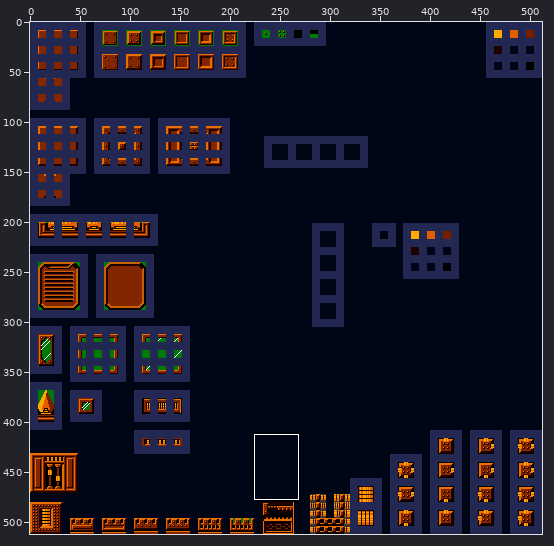
Edited in one commit: sprite sheet (resources/spritesheets/tiles/final/tiles_orange.png). The picture above shows the old version from afar; the outline marks the close-up.
Close-up. First the earlier version:
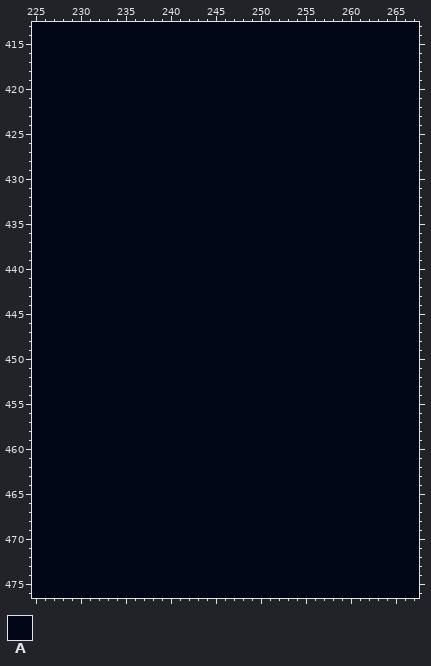
The file is 512x512 pixels. Colours within 5 levels of each other are drawn and written as one. Shown: x 225..267, y 413..476.
Palette (. is transparent): A #000615
Pixels before (only the part around the change), first column x 227:
413 AAAAAAAAAAAAAAAAAAAAAAAAAAAAAAAAAAAAAAAAA
414 AAAAAAAAAAAAAAAAAAAAAAAAAAAAAAAAAAAAAAAAA
415 AAAAAAAAAAAAAAAAAAAAAAAAAAAAAAAAAAAAAAAAA
416 AAAAAAAAAAAAAAAAAAAAAAAAAAAAAAAAAAAAAAAAA
417 AAAAAAAAAAAAAAAAAAAAAAAAAAAAAAAAAAAAAAAAA
418 AAAAAAAAAAAAAAAAAAAAAAAAAAAAAAAAAAAAAAAAA
419 AAAAAAAAAAAAAAAAAAAAAAAAAAAAAAAAAAAAAAAAA
420 AAAAAAAAAAAAAAAAAAAAAAAAAAAAAAAAAAAAAAAAA
421 AAAAAAAAAAAAAAAAAAAAAAAAAAAAAAAAAAAAAAAAA
422 AAAAAAAAAAAAAAAAAAAAAAAAAAAAAAAAAAAAAAAAA
423 AAAAAAAAAAAAAAAAAAAAAAAAAAAAAAAAAAAAAAAAA
424 AAAAAAAAAAAAAAAAAAAAAAAAAAAAAAAAAAAAAAAAA
425 AAAAAAAAAAAAAAAAAAAAAAAAAAAAAAAAAAAAAAAAA
426 AAAAAAAAAAAAAAAAAAAAAAAAAAAAAAAAAAAAAAAAA
427 AAAAAAAAAAAAAAAAAAAAAAAAAAAAAAAAAAAAAAAAA
428 AAAAAAAAAAAAAAAAAAAAAAAAAAAAAAAAAAAAAAAAA
429 AAAAAAAAAAAAAAAAAAAAAAAAAAAAAAAAAAAAAAAAA
430 AAAAAAAAAAAAAAAAAAAAAAAAAAAAAAAAAAAAAAAAA
431 AAAAAAAAAAAAAAAAAAAAAAAAAAAAAAAAAAAAAAAAA
432 AAAAAAAAAAAAAAAAAAAAAAAAAAAAAAAAAAAAAAAAA
433 AAAAAAAAAAAAAAAAAAAAAAAAAAAAAAAAAAAAAAAAA
434 AAAAAAAAAAAAAAAAAAAAAAAAAAAAAAAAAAAAAAAAA
435 AAAAAAAAAAAAAAAAAAAAAAAAAAAAAAAAAAAAAAAAA
436 AAAAAAAAAAAAAAAAAAAAAAAAAAAAAAAAAAAAAAAAA
437 AAAAAAAAAAAAAAAAAAAAAAAAAAAAAAAAAAAAAAAAA
438 AAAAAAAAAAAAAAAAAAAAAAAAAAAAAAAAAAAAAAAAA
439 AAAAAAAAAAAAAAAAAAAAAAAAAAAAAAAAAAAAAAAAA
440 AAAAAAAAAAAAAAAAAAAAAAAAAAAAAAAAAAAAAAAAA
441 AAAAAAAAAAAAAAAAAAAAAAAAAAAAAAAAAAAAAAAAA
442 AAAAAAAAAAAAAAAAAAAAAAAAAAAAAAAAAAAAAAAAA
443 AAAAAAAAAAAAAAAAAAAAAAAAAAAAAAAAAAAAAAAAA
444 AAAAAAAAAAAAAAAAAAAAAAAAAAAAAAAAAAAAAAAAA
445 AAAAAAAAAAAAAAAAAAAAAAAAAAAAAAAAAAAAAAAAA
446 AAAAAAAAAAAAAAAAAAAAAAAAAAAAAAAAAAAAAAAAA
447 AAAAAAAAAAAAAAAAAAAAAAAAAAAAAAAAAAAAAAAAA
448 AAAAAAAAAAAAAAAAAAAAAAAAAAAAAAAAAAAAAAAAA
449 AAAAAAAAAAAAAAAAAAAAAAAAAAAAAAAAAAAAAAAAA
450 AAAAAAAAAAAAAAAAAAAAAAAAAAAAAAAAAAAAAAAAA
451 AAAAAAAAAAAAAAAAAAAAAAAAAAAAAAAAAAAAAAAAA
452 AAAAAAAAAAAAAAAAAAAAAAAAAAAAAAAAAAAAAAAAA
453 AAAAAAAAAAAAAAAAAAAAAAAAAAAAAAAAAAAAAAAAA
454 AAAAAAAAAAAAAAAAAAAAAAAAAAAAAAAAAAAAAAAAA
455 AAAAAAAAAAAAAAAAAAAAAAAAAAAAAAAAAAAAAAAAA
456 AAAAAAAAAAAAAAAAAAAAAAAAAAAAAAAAAAAAAAAAA
457 AAAAAAAAAAAAAAAAAAAAAAAAAAAAAAAAAAAAAAAAA
458 AAAAAAAAAAAAAAAAAAAAAAAAAAAAAAAAAAAAAAAAA
459 AAAAAAAAAAAAAAAAAAAAAAAAAAAAAAAAAAAAAAAAA
460 AAAAAAAAAAAAAAAAAAAAAAAAAAAAAAAAAAAAAAAAA
461 AAAAAAAAAAAAAAAAAAAAAAAAAAAAAAAAAAAAAAAAA
462 AAAAAAAAAAAAAAAAAAAAAAAAAAAAAAAAAAAAAAAAA
463 AAAAAAAAAAAAAAAAAAAAAAAAAAAAAAAAAAAAAAAAA
464 AAAAAAAAAAAAAAAAAAAAAAAAAAAAAAAAAAAAAAAAA
465 AAAAAAAAAAAAAAAAAAAAAAAAAAAAAAAAAAAAAAAAA
466 AAAAAAAAAAAAAAAAAAAAAAAAAAAAAAAAAAAAAAAAA
467 AAAAAAAAAAAAAAAAAAAAAAAAAAAAAAAAAAAAAAAAA
468 AAAAAAAAAAAAAAAAAAAAAAAAAAAAAAAAAAAAAAAAA
469 AAAAAAAAAAAAAAAAAAAAAAAAAAAAAAAAAAAAAAAAA
470 AAAAAAAAAAAAAAAAAAAAAAAAAAAAAAAAAAAAAAAAA
471 AAAAAAAAAAAAAAAAAAAAAAAAAAAAAAAAAAAAAAAAA
472 AAAAAAAAAAAAAAAAAAAAAAAAAAAAAAAAAAAAAAAAA
473 AAAAAAAAAAAAAAAAAAAAAAAAAAAAAAAAAAAAAAAAA
474 AAAAAAAAAAAAAAAAAAAAAAAAAAAAAAAAAAAAAAAAA
475 AAAAAAAAAAAAAAAAAAAAAAAAAAAAAAAAAAAAAAAAA
476 AAAAAAAAAAAAAAAAAAAAAAAAAAAAAAAAAAAAAAAAA
Once edited:
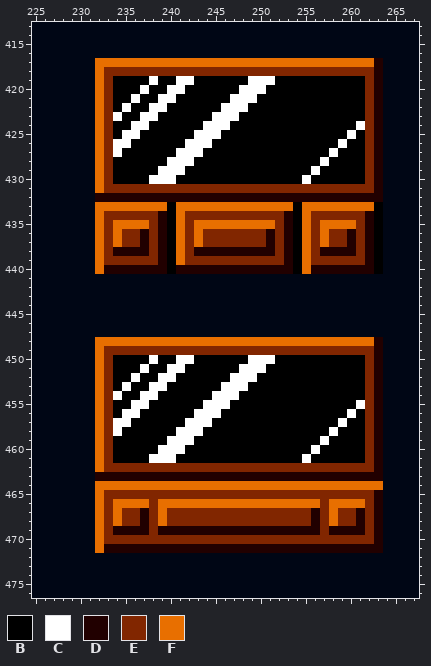
Colours new in this view: B #000000  C #ffffff  D #210000  E #812600  F #e86f00
Difference:
Changed rows in their new state; - is an unchanged pixel.
first column x 232:
417 FFFFFFFFFFFFFFFFFFFFFFFFFFFFFFFD
418 FEEEEEEEEEEEEEEEEEEEEEEEEEEEEEED
419 FEBBBBCBBCCBBBBBBCCCBBBBBBBBBBED
420 FEBBBCBBCCBBBBBBCCCBBBBBBBBBBBED
421 FEBBCBBCCBBBBBBCCCBBBBBBBBBBBBED
422 FEBCBBCCBBBBBBCCCBBBBBBBBBBBBBED
423 FECBBCCBBBBBBCCCBBBBBBBBBBBBBBED
424 FEBBCCBBBBBBCCCBBBBBBBBBBBBBBCED
425 FEBCCBBBBBBCCCBBBBBBBBBBBBBBCBED
426 FECCBBBBBBCCCBBBBBBBBBBBBBBCBBED
427 FECBBBBBBCCCBBBBBBBBBBBBBBCBBBED
428 FEBBBBBBCCCBBBBBBBBBBBBBBCBBBBED
429 FEBBBBBCCCBBBBBBBBBBBBBBCBBBBBED
430 FEBBBBCCCBBBBBBBBBBBBBBCBBBBBBED
431 FEEEEEEEEEEEEEEEEEEEEEEEEEEEEEED
432 DDDDDDDDDDDDDDDDDDDDDDDDDDDDDDDD
433 FFFFFFFFBFFFFFFFFFFFFFBFFFFFFFFB
434 FEEEEEEDBFEEEEEEEEEEEDBFEEEEEEDB
435 FEFFFFEDBFEFFFFFFFFFEDBFEFFFFEDB
436 FEFEEDEDBFEFEEEEEEEDEDBFEFEEDEDB
437 FEFEEDEDBFEFEEEEEEEDEDBFEFEEDEDB
438 FEDDDDEDBFEDDDDDDDDDEDBFEDDDDEDB
439 FEEEEEEDBFEEEEEEEEEEEDBFEEEEEEDB
440 FDDDDDDDBDDDDDDDDDDDDDBFDDDDDDDB
first column x 232:
448 FFFFFFFFFFFFFFFFFFFFFFFFFFFFFFFD
449 FEEEEEEEEEEEEEEEEEEEEEEEEEEEEEED
450 FEBBBBCBBCCBBBBBBCCCBBBBBBBBBBED
451 FEBBBCBBCCBBBBBBCCCBBBBBBBBBBBED
452 FEBBCBBCCBBBBBBCCCBBBBBBBBBBBBED
453 FEBCBBCCBBBBBBCCCBBBBBBBBBBBBBED
454 FECBBCCBBBBBBCCCBBBBBBBBBBBBBBED
455 FEBBCCBBBBBBCCCBBBBBBBBBBBBBBCED
456 FEBCCBBBBBBCCCBBBBBBBBBBBBBBCBED
457 FECCBBBBBBCCCBBBBBBBBBBBBBBCBBED
458 FECBBBBBBCCCBBBBBBBBBBBBBBCBBBED
459 FEBBBBBBCCCBBBBBBBBBBBBBBCBBBBED
460 FEBBBBBCCCBBBBBBBBBBBBBBCBBBBBED
461 FEBBBBCCCBBBBBBBBBBBBBBCBBBBBBED
462 FEEEEEEEEEEEEEEEEEEEEEEEEEEEEEED
463 DDDDDDDDDDDDDDDDDDDDDDDDDDDDDDDD
464 FFFFFFFFFFFFFFFFFFFFFFFFFFFFFFFF
465 FEEEEEEEEEEEEEEEEEEEEEEEEEEEEEED
466 FEFFFFEFFFFFFFFFFFFFFFFFFEFFFFED
467 FEFEEDEFEEEEEEEEEEEEEEEEDEFEEDED
468 FEFEEDEFEEEEEEEEEEEEEEEEDEFEEDED
469 FEDDDDEDDDDDDDDDDDDDDDDDDEDDDDED
470 FEEEEEEEEEEEEEEEEEEEEEEEEEEEEEED
471 FDDDDDDDDDDDDDDDDDDDDDDDDDDDDDDD
